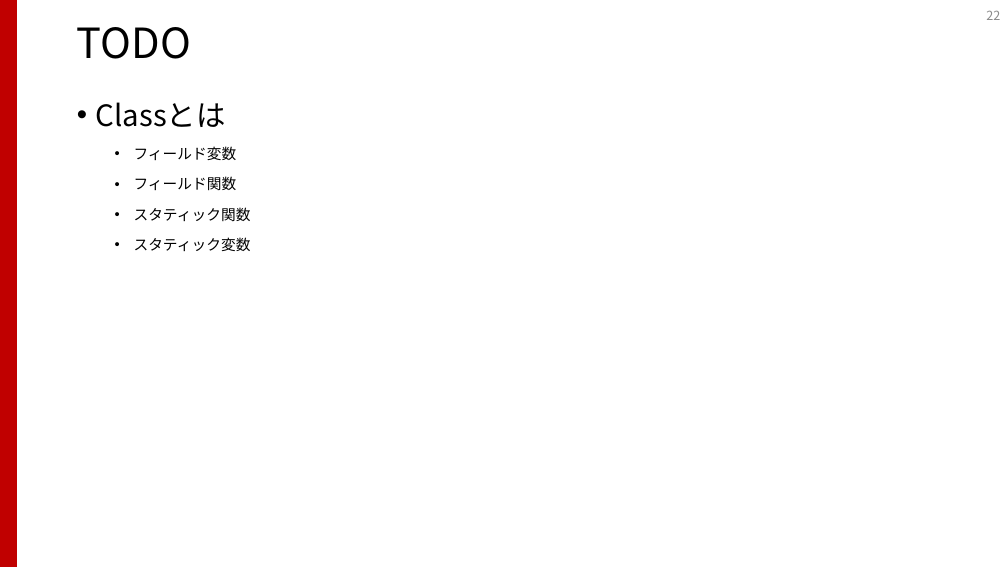
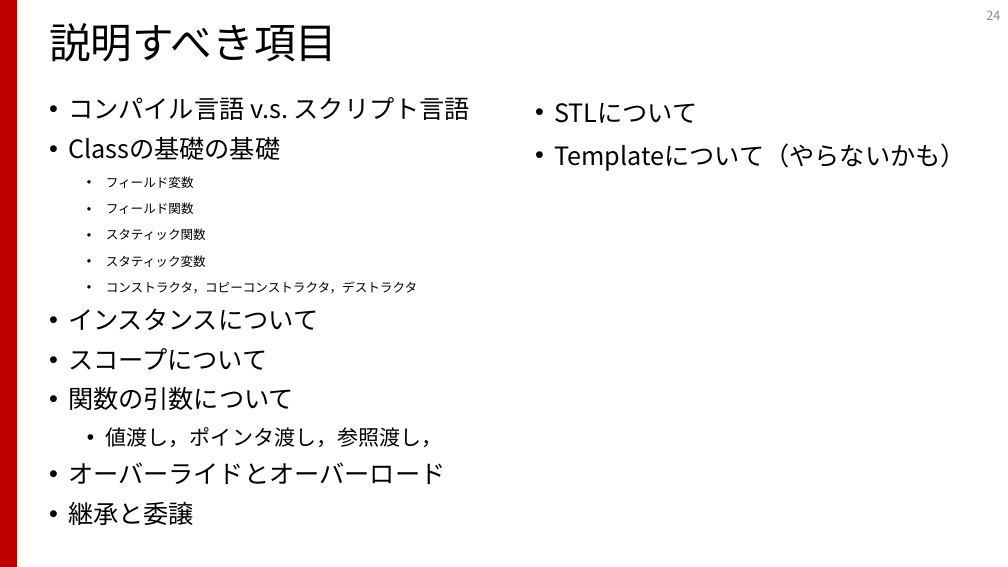
Before and after one commit to shibasab/IGLabProgramBootup, a slide deck: slide 24 of プログラミングスタートアップ.pptx (slide 22 before the commit). Drawn at 1008x567 pixels with LibreOffice and Linux fonts; fonts in the diff are those of the drawing. Boxes give left, top, right and bottom in pixels: in the first picture for what was removed or moved away, otherwise in the second. Text is boxed around its words. In the diff, an @@ line names an element or a change of style, - is before the commit and + after.

```diff
--- a/プログラミングスタートアップ.pptx
+++ b/プログラミングスタートアップ.pptx
@@ title at box(49, 23, 337, 62): text changed @@
-TODO
+説明すべき項目
@@ page number at box(986, 11, 1000, 20): text changed @@
-22
+24
@@ text added at box(68, 97, 470, 525), 24 pt, text #000000 @@
+• コンパイル言語 v.s. スクリプト言語
+• Classの基礎の基礎
+  • フィールド変数
+  • フィールド関数
+  • スタティック関数
+  • スタティック変数
+  • コンストラクタ，コピーコンストラクタ，デストラクタ
+• インスタンスについて
+• スコープについて
+• 関数の引数について
+  • 値渡し，ポインタ渡し，参照渡し，
+• オーバーライドとオーバーロード
+• 継承と委譲
@@ text removed at box(96, 102, 251, 251) @@
-• Classとは
-  • フィールド変数
-  • フィールド関数
-  • スタティック関数
-  • スタティック変数
@@ text added at box(554, 103, 966, 171), 24 pt, text #000000 @@
+• STLについて
+• Templateについて（やらないかも）
```
Also in this commit, not shown: 3 other slides changed, 4 slides added.
